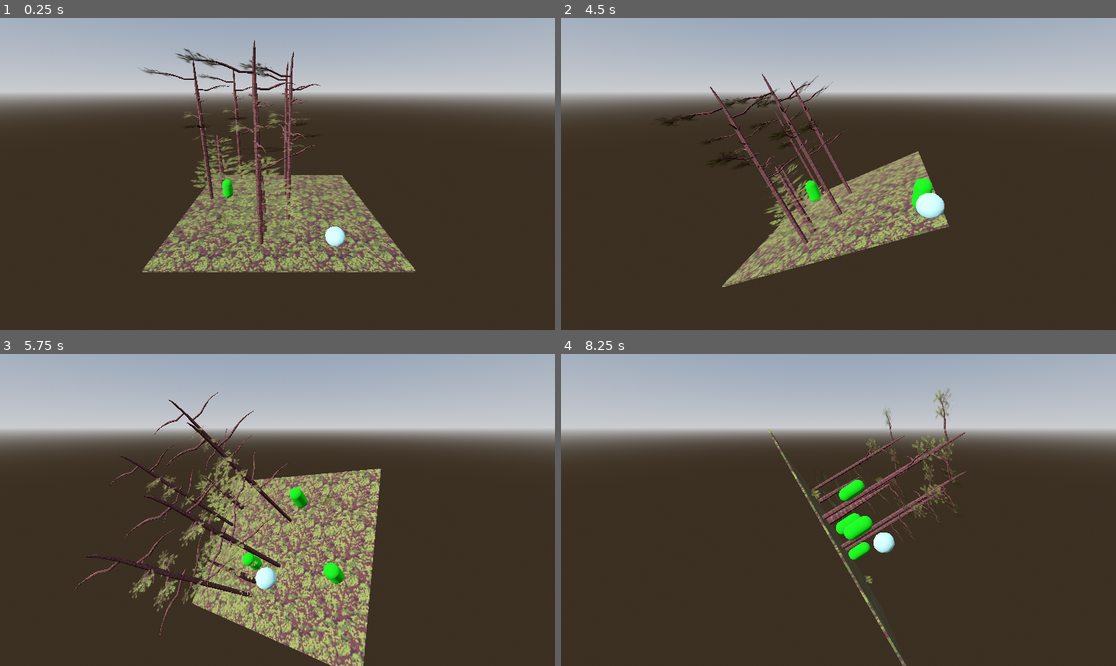
Above: before the commit, frames 1-4 (two rows, left to right).
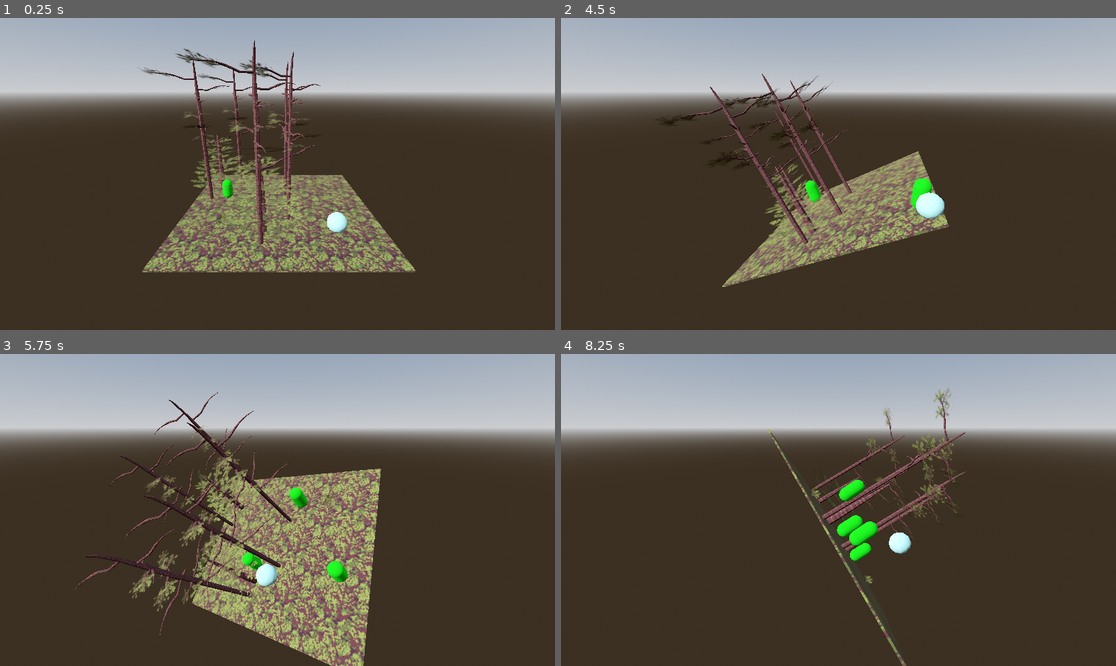
Above: after the commit, the same moments.

Repository: whatis6x9/DiseaseDodger
Game: Godot game, scene res://Scenes/Map1.tscn
The game is run twice, just before and just after one commit, with the same random seed, the same clock (stepped at 60 frames per second) and the same inputs. The engine's default icon, where the game draws it, is replaced by a stand-in: a white triangle on a blue panel in a dark square.
Inputs:
- Up to frame 1 (0.25 s): no input
- Up to frame 2 (4.5 s): hold D (right) 0.53-1.28 s; hold S (backward) 1.28-2.03 s; hold D (right) 2.03-2.78 s; hold W (forward) 2.78-3.53 s; hold A (left) from 3.53 s (still down)
- Up to frame 3 (5.75 s): release A (left) at 5.03 s; hold S (backward) from 5.03 s (still down)
- Up to frame 4 (8.25 s): release S (backward) at 5.78 s; hold D (right) 5.78-6.53 s; hold W (forward) 6.53-7.28 s; hold D (right) 7.28-8.03 s; hold S (backward) from 8.03 s (still down)

The runs differ from the first frame. In frame 1, 0.3% of the frame differs, in the area x 58-63%, y 62-74%; in frame 2, less than 0.1%; in frame 3, 0.3%; in frame 4, 0.8%, in the area x 49-64%, y 40-67%.

Commit message:
Update Map1.tscn

Diff:
--- a/Scenes/Map1.tscn
+++ b/Scenes/Map1.tscn
@@ -61,7 +61,7 @@
 transform = Transform3D(1, 0, 0, 0, 0.9267845, 0.37559348, 0, -0.37559348, 0.9267845, -0.06447315, 7.314863, 12.161223)
 
 [node name="BubbleBoy" parent="." unique_id=1935134588 instance=ExtResource("3_2t7xj")]
-transform = Transform3D(1, 0, 0, 0, 1, 0, 0, 0, 1, 2.8459258, 0.8286402, 3.8359106)
+transform = Transform3D(1, 0, 0, 0, 1, 0, 0, 0, 1, 2.8459258, 1.6740263, 3.8359106)
 
 [node name="DirectionalLight3D" type="DirectionalLight3D" parent="." unique_id=1577556181]
 transform = Transform3D(0.5833286, 0.52562714, -0.6192284, 0, 0.76237476, 0.6471358, 0.81223625, -0.37749282, 0.444715, -2.2845683, 1.5311909, 3.5557919)
